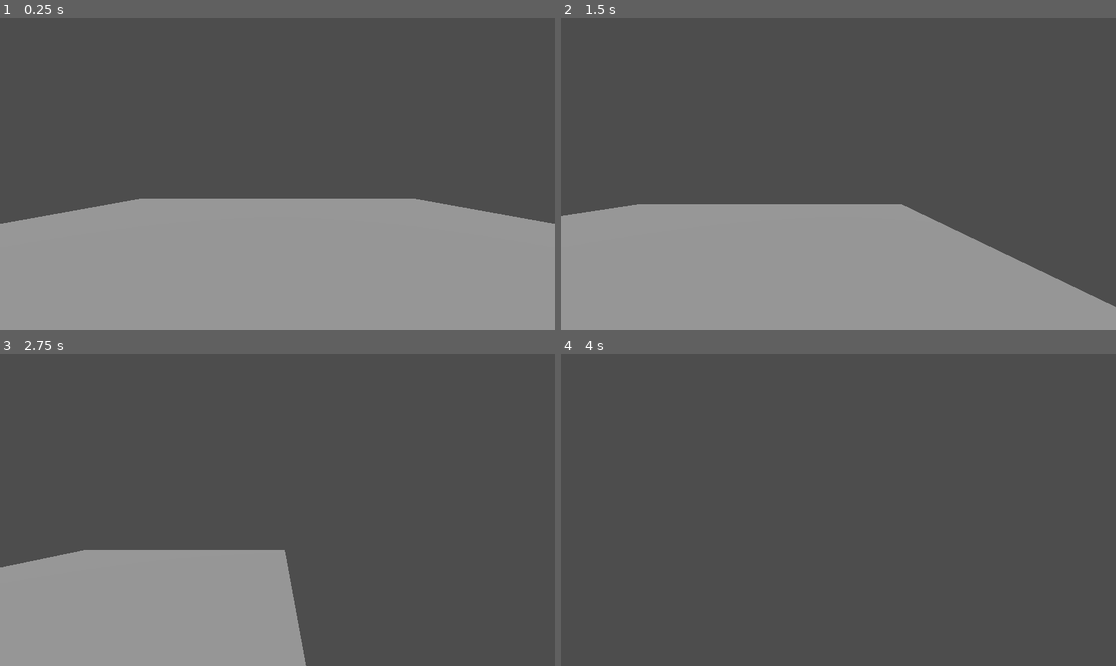
Above: before the commit, frames 1-4 (two rows, left to right).
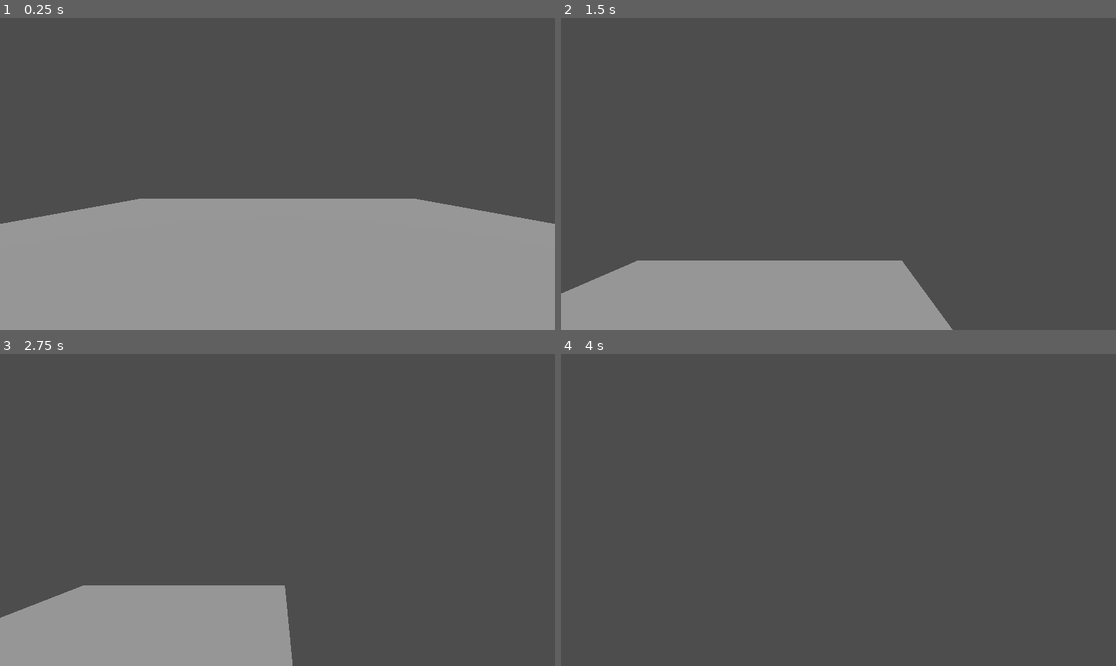
Above: after the commit, the same moments.

Repository: william-v4/flippyflippy
Game: Godot game, scene res://main.tscn
Two runs of this game, one before a commit and one after it. Both use one fixed random seed, a clock stepped at 60 frames per second and the inputs below.
Inputs:
- Up to frame 1 (0.25 s): no input
- Up to frame 2 (1.5 s): tap Enter at 0.5 s; hold Right (move_right) 0.53-1.28 s; hold Space (jump) 0.53-1.28 s; hold Down (move_back) from 1.28 s (still down); tap Space (jump) at 1.35 s
- Up to frame 3 (2.75 s): tap Space (jump) at 1.52, 1.82 s; release Down (move_back) at 2.03 s; hold Right (move_right) from 2.03 s (still down); hold Space (jump) from 2.03 s (still down)
- Up to frame 4 (4 s): release Right (move_right) at 2.78 s; release Space (jump) at 2.78 s; hold Up (move_forward) 2.78-3.53 s; tap Space (jump) at 2.85, 3.02, 3.32 s; hold Left (move_left) from 3.53 s (still down); hold Space (jump) from 3.53 s (still down)

The runs differ from the first frame. In frame 1, less than 0.1% of the frame differs, in the area x 4-96%, y 57-65%; in frame 2, 20%, in the area x 0-100%, y 59-100%; in frame 3, 6.7%; in frame 4, nothing differs.

Commit message:
Make lower_resultant_velocity() use a buffer for velocity values

Diff:
--- a/game_files/main.tscn
+++ b/game_files/main.tscn
@@ -22,6 +22,7 @@
 
 [node name="Player" parent="." instance=ExtResource("1_2yp41")]
 transform = Transform3D(1, 0, 0, 0, 1, 0, 0, 0, 1, 0, 1, 0)
+gravity_acceleration_scalar = 25
 
 [node name="DirectionalLight3D" type="DirectionalLight3D" parent="."]
 transform = Transform3D(1, 0, 0, 0, 1.19249e-08, 1, 0, -1, 1.19249e-08, 0, 5, 0)
--- a/game_files/player/player.gd
+++ b/game_files/player/player.gd
@@ -1,17 +1,17 @@
 extends CharacterBody3D
 
 #Variable for normal acceleration applied by the player
-@export var applied_normal_acceleration_scalar : Dictionary = {"x" = 20, "y" = 30, "z" = 20}
+@export var applied_normal_acceleration_scalar : Dictionary = {"x" = 20, "y" = 1000, "z" = 20}
 #Variable for added acceleration alongside normal acceleration (for larger jumps, quicker changes in direction, and so on)
 @export var applied_added_acceleration_scalar : Dictionary = {"x" = 20, "y" = 10, "z" = 20}
 
 # Variable for acceleration due to friction (calculated only when player is not "applying" any acceleration)
 @export var friction_acceleration_scalar : int = 25
 # Variable for acceleration due to gravity (on the y axis and calculated when player is not "applying" any acceleration along the y axis (as of writing this the player can only do this through jumping)
-@export var gravity_acceleration_scalar : int = 1
+@export var gravity_acceleration_scalar : int = 5
 
 # Variables for the maximum velocity for the player
-@export var max_velocity_scalar : Dictionary = {"x" = 8, "y" = 20, "z" = 8}
+@export var max_velocity_scalar : Dictionary = {"x" = 8, "y" = 100, "z" = 8}
 
 # Variable for the player's "net" acceleration
 var target_acceleration : Dictionary = {"x" = 0, "y" = 0, "z" = 0}
@@ -45,10 +45,8 @@
 		target_velocity["x"] = (target_acceleration["x"] * delta) + target_velocity["x"]
 		target_velocity["z"] = (target_acceleration["z"] * delta) + target_velocity["z"]
 
-		print("resultant target velocity is " + str(pow(pow(target_velocity["x"], 2) + pow(target_velocity["z"], 2), (1/2.0))))
-
 		if pow((pow(target_velocity["x"], 2) + pow(target_velocity["z"], 2)), 1/2.0) > max_velocity_scalar["x"]:
-			lower_resultant_velocity()
+			lower_resultant_velocity(target_velocity["x"], target_velocity["z"])
 
 func determine_ground_input(delta : float, plane : String, negative_input : String, positive_input : String, added_acceleration_negative : int, added_acceleration_positive : int):
 	var acceleration_to_determine : float
@@ -79,24 +77,36 @@
 		target_velocity["x"] = cos(atan2(target_velocity["z"], target_velocity["x"])) * (pow((pow(target_velocity["x"], 2) + pow(target_velocity["z"], 2)), 1/2.0) - (friction_acceleration_scalar * delta))
 		target_velocity["z"] = sin(atan2(target_velocity["z"], target_velocity["x"])) * (pow((pow(target_velocity["x"], 2) + pow(target_velocity["z"], 2)), 1/2.0) - (friction_acceleration_scalar * delta))
 
-func lower_resultant_velocity():
+func lower_resultant_velocity(current_x_velocity : float, current_z_velocity : float):
 	print("fixing diagonal velocity")
-	target_velocity["x"] = cos(atan2(target_velocity["z"], target_velocity["x"])) * max_velocity_scalar["x"]
-	target_velocity["z"] = sin(atan2(target_velocity["z"], target_velocity["x"])) * max_velocity_scalar["x"]
+	target_velocity["x"] = cos(atan2(current_z_velocity, current_x_velocity)) * max_velocity_scalar["x"]
+	target_velocity["z"] = sin(atan2(current_z_velocity, current_x_velocity)) * max_velocity_scalar["z"]
+
+	print("direction is " + str(rad_to_deg(atan2(target_velocity["z"], target_velocity["x"]))))
+
 
 func calculate_y_velocity(delta : float):
-	if (Input.is_action_pressed("jump")) and is_on_floor():
+	if is_on_floor() == false:
+		target_acceleration["y"] = -(gravity_acceleration_scalar)
+
+	if is_on_floor() == true:
+		target_acceleration["y"] = 0
+		target_velocity["y"] = 0
+
+	#target_velocity["y"] = (target_acceleration["y"] * delta) + target_velocity["y"]
+
+	if (Input.is_action_pressed("jump") == true and is_on_floor() == true):
 		target_acceleration["y"] = applied_normal_acceleration_scalar["y"]
+		#target_velocity["y"] += (applied_normal_acceleration_scalar["y"] * delta)
+	#elif (Input.is_action_pressed("jump") == true and target_velocity["y"] > 0 and target_velocity["y"] < 20):
+		#target_acceleration["y"] = applied_normal_acceleration_scalar["y"]
+	#elif (Input.is_action_pressed("jump") == true and target_velocity["y"] > 5):
+		#target_velocity["y"] = 0
+
+	if abs((target_acceleration["y"] * delta) + target_velocity["y"]) > max_velocity_scalar["y"]:
+		target_velocity["y"] = (abs(target_velocity["y"])/target_velocity["y"]) * max_velocity_scalar["y"]
 	else:
-		target_acceleration["y"] = -(gravity_acceleration_scalar)
-		if is_on_floor():
-			# This represents the normal force
-			target_acceleration["y"] = 0
-			target_velocity["y"] = 0
-		elif abs(target_velocity["y"]) > max_velocity_scalar["y"]:
-			target_velocity["y"] = max_velocity_scalar["y"] * (abs(target_velocity["y"]) / target_velocity["y"])
-
-	target_velocity["y"] += target_acceleration["y"]
+		target_velocity["y"] = (target_acceleration["y"] * delta) + target_velocity["y"]
 
 func _physics_process(delta):
 	print(str(is_on_floor()))
